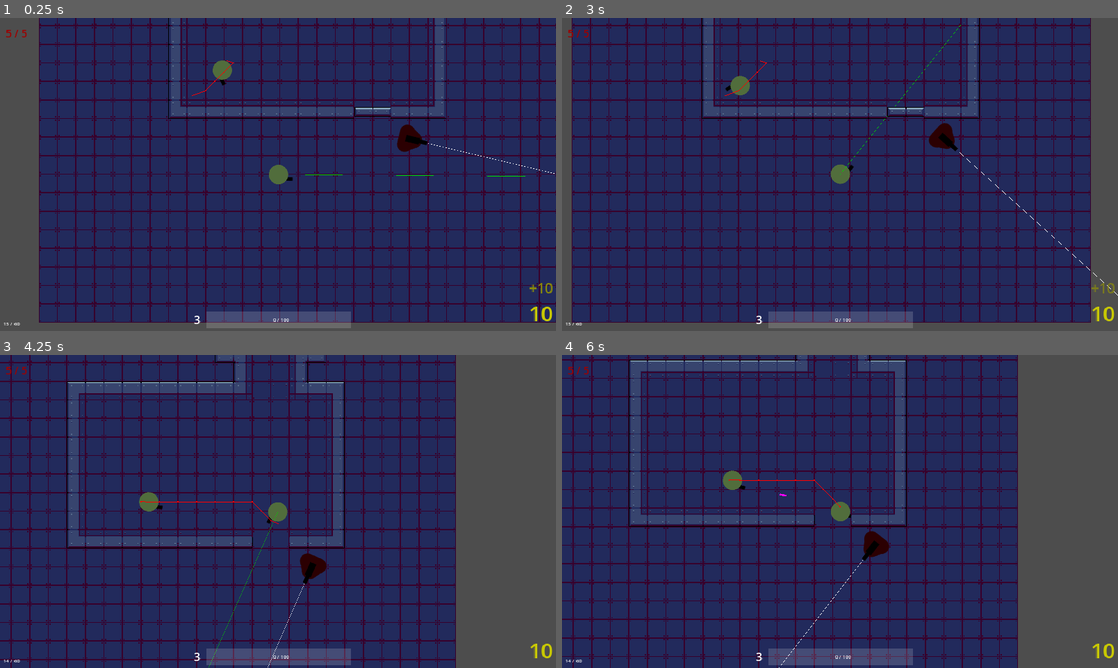
Above: before the commit, frames 1-4 (two rows, left to right).
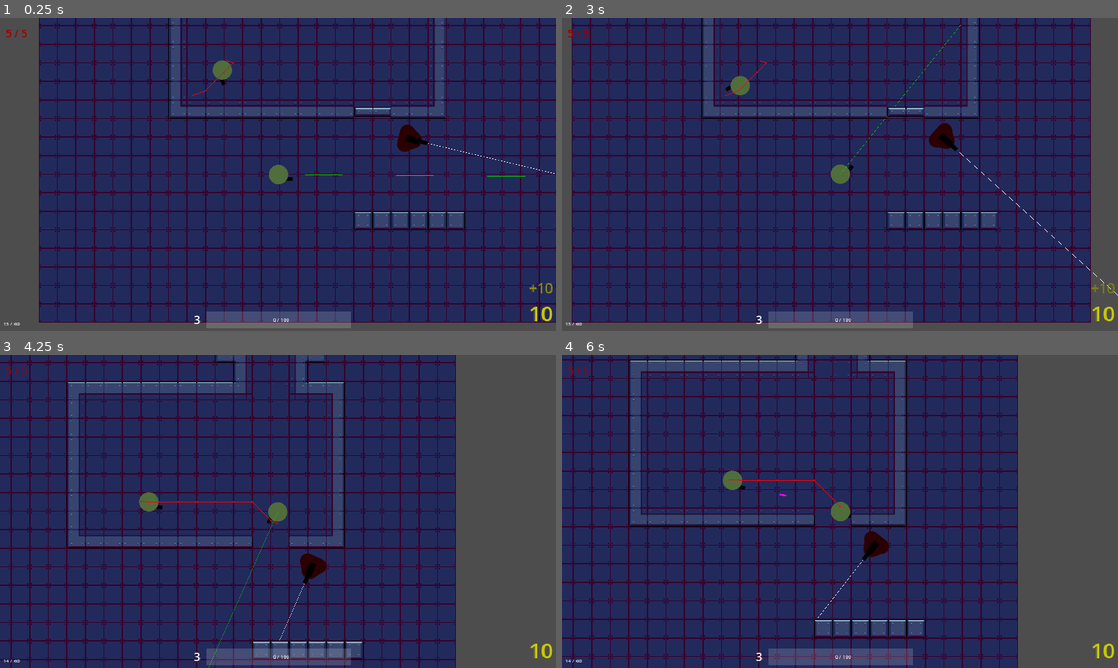
Above: after the commit, the same moments.

Repository: GrandOichii/neon-skies-godot
Game: Godot game, scene res://scenes/root.tscn
Same seed, same stepped clock (60 frames per second), same inputs: the game is played once before the commit and once after it.
Inputs (mouse positions are in pixels of both pictures, inside the frame that each line leads up to):
- Up to frame 1 (0.25 s): no input
- Up to frame 2 (3 s): move the mouse to (962, 158) at 0.52 s; hold D (right) 0.53-1.25 s; hold I (dev-im-toggle) 0.53-1.25 s; click (778, 61) at 1.27 s; tap Enter at 2 s; move the mouse to (728, 190) at 2.02 s; hold S (down) 2.03-2.78 s; click (728, 190) at 2.1 s; tap Space (reload) at 2.75 s; move the mouse to (895, 105) at 2.77 s; hold D (right) from 2.78 s (still down); hold I (dev-im-toggle) from 2.78 s (still down)
- Up to frame 3 (4.25 s): move the mouse to (250, 574) at 3.52 s; release D (right) at 3.53 s; release I (dev-im-toggle) at 3.53 s; hold W (up) from 3.53 s (still down); click (250, 574) at 3.6 s
- Up to frame 4 (6 s): move the mouse to (1006, 558) at 4.27 s; release W (up) at 4.28 s; hold I (dev-im-toggle) 4.28-5.03 s; hold A (left) 4.28-5.78 s; tap Enter at 5 s; move the mouse to (673, 464) at 5.02 s; click (673, 464) at 5.1 s; tap Space (reload) at 5.75 s; move the mouse to (867, 511) at 5.77 s; hold S (down) from 5.78 s (still down); hold I (dev-im-toggle) from 5.78 s (still down)

The runs differ from the first frame. In frame 1, 1.0% of the frame differs, in the area x 63-84%, y 61-68%; in frame 2, 1.0%; in frame 3, 0.6%; in frame 4, 1.0%, in the area x 39-66%, y 84-100%.

Commit message:
Implemented basic search when lost behavior

Diff:
--- a/enemies/Enemy.gd
+++ b/enemies/Enemy.gd
@@ -19,7 +19,7 @@
 # nodes
 #
 
-@onready var sprite = %Sprite
+@onready var sprite: Sprite2D = %Sprite
 @onready var nav_agent_node: NavigationAgent2D = %NavAgent
 @onready var behaviors_container: Node = %Behaviors
 
--- a/enemies/behaviors/variations/SearchWhenLost.tscn
+++ b/enemies/behaviors/variations/SearchWhenLost.tscn
@@ -11,6 +11,7 @@
 @export var degree: float
 @export var rot_count: int = 3
 @export var wait_between_rot: float = .5
+@export var last_spot_var_name: String
 @export var on_end: String
 
 #
@@ -19,6 +20,7 @@
 
 var _degree: float
 var _rot_count: int
+var _initial_rot: float
 
 var _prev_rot_speed: float
 
@@ -37,11 +39,13 @@
 
 func eb_start():
 	super.eb_start()
+	_initial_rot = controller.sprite.global_rotation
 	_prev_rot_speed = controller.rot_speed
 	controller.rot_speed = rot_speed
 
 	_rot_count = rot_count
 
+	controller.rot_target = controller.data[last_spot_var_name].global_position
 	# set rotation target to the last known position of the player + the degree
 	# after that decrement the _rot_count and choose a random angle
 	# after each angle reaching, wait for a period of time, then decrement the _rot_count and choose another
@@ -54,13 +58,29 @@
 	if not wait_timer_node.is_stopped():
 		wait_timer_node.stop()
 
+func eb_physics_process(delta: float):
+	super.eb_physics_process(delta)
+
+	if not wait_timer_node.is_stopped():
+		return
+
+	controller.rotate_towards_target(delta)
+	if controller.reached_rotation():
+		wait_timer_node.start(wait_between_rot)
+
 # lerp_angle(first, second, random)
 #
 # signal connections
 #
 
 func _on_wait_timer_timeout():
-
+	# update target
+	_rot_count -= 1
+	if _rot_count <= 0:
+		controller.current_state = on_end
+		return
+	var rot = lerp_angle(_initial_rot - _degree / 2, _initial_rot + _degree / 2, randf())
+	controller.rot_target = controller.global_position + Vector2(100, 0).rotated(rot)
 	pass # Replace with function body.
 "
 
--- a/enemies/variations/Turret.tscn
+++ b/enemies/variations/Turret.tscn
@@ -8,6 +8,7 @@
 [ext_resource type="PackedScene" uid="uid://cgh7skii2sbu" path="res://attacking/AttackController.tscn" id="5_wtti3"]
 [ext_resource type="PackedScene" uid="uid://bw5l4rqeb3qt6" path="res://enemies/behaviors/variations/Chase.tscn" id="6_b5he5"]
 [ext_resource type="Resource" uid="uid://b0dbl1c8gyv82" path="res://guns/Gun1.tres" id="6_mbvt6"]
+[ext_resource type="PackedScene" uid="uid://c2mxq5b176qgs" path="res://enemies/behaviors/variations/SearchWhenLost.tscn" id="9_lj4db"]
 
 [node name="Turret" instance=ExtResource("1_sx6pq")]
 initial_state = "guard"
@@ -46,8 +47,18 @@
 what = "enemy"
 attack_range = 1000.0
 attack_controller = NodePath("../../Sprite/AttackController")
-on_lost = "guard"
+on_lost = "search-when-lost"
+last_pos_var_name = "last_pos"
 state = "chase"
+
+[node name="SearchWhenLost" parent="Behaviors" index="2" instance=ExtResource("9_lj4db")]
+rot_speed = 2.0
+degree = 30.0
+rot_count = 4
+wait_between_rot = 1.5
+last_spot_var_name = "last_pos"
+on_end = "guard"
+state = "search-when-lost"
 
 [connection signal="lost" from="Sprite/VisionCone" to="Behaviors/Chase" method="_on_vision_cone_lost"]
 [connection signal="spotted" from="Sprite/VisionCone" to="Behaviors/Chase" method="_on_vision_cone_spotted"]
--- a/scenes/root.tscn
+++ b/scenes/root.tscn
@@ -544,7 +544,7 @@
 layer_1/y_sort_enabled = false
 layer_1/y_sort_origin = 0
 layer_1/z_index = 3
-layer_1/tile_data = PackedInt32Array(-458758, 65536, 1, -458 …(1077 unchanged characters)… 1048570, 983040, 0, -1048573, 1048576, 0)
+layer_1/tile_data = PackedInt32Array(-458758, 65536, 1, -458 …(1077 unchanged characters)… 1048570, 983040, 0, -1048573, 1048576, 0, -131068, 262144, 1, -131067, 262144, 1, -131066, 262144, 1, -131065, 262144, 1, -131064, 262144, 1, -131063, 262144, 1)
 
 [node name="Enemies" type="Node2D" parent="Scene"]
 
Not shown: 1 places in enemies/variations/Turret.tscn that only renumber resources
